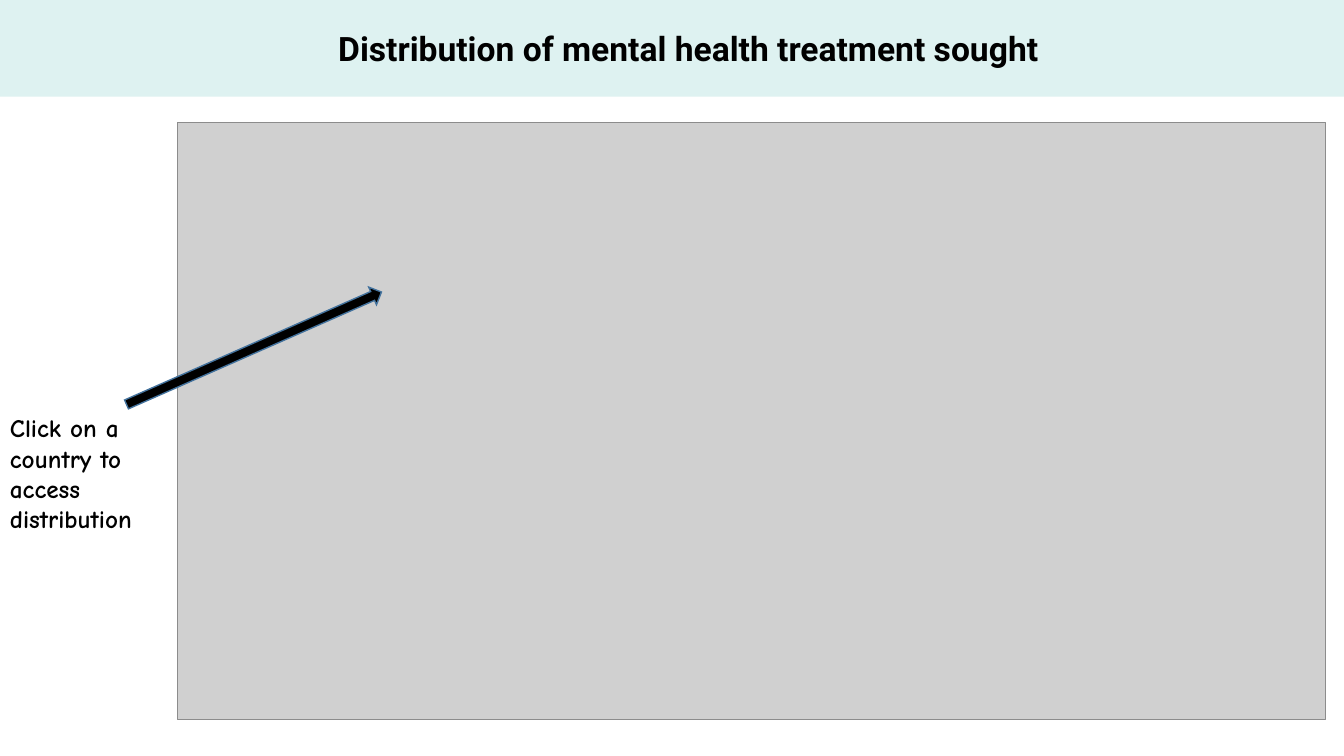
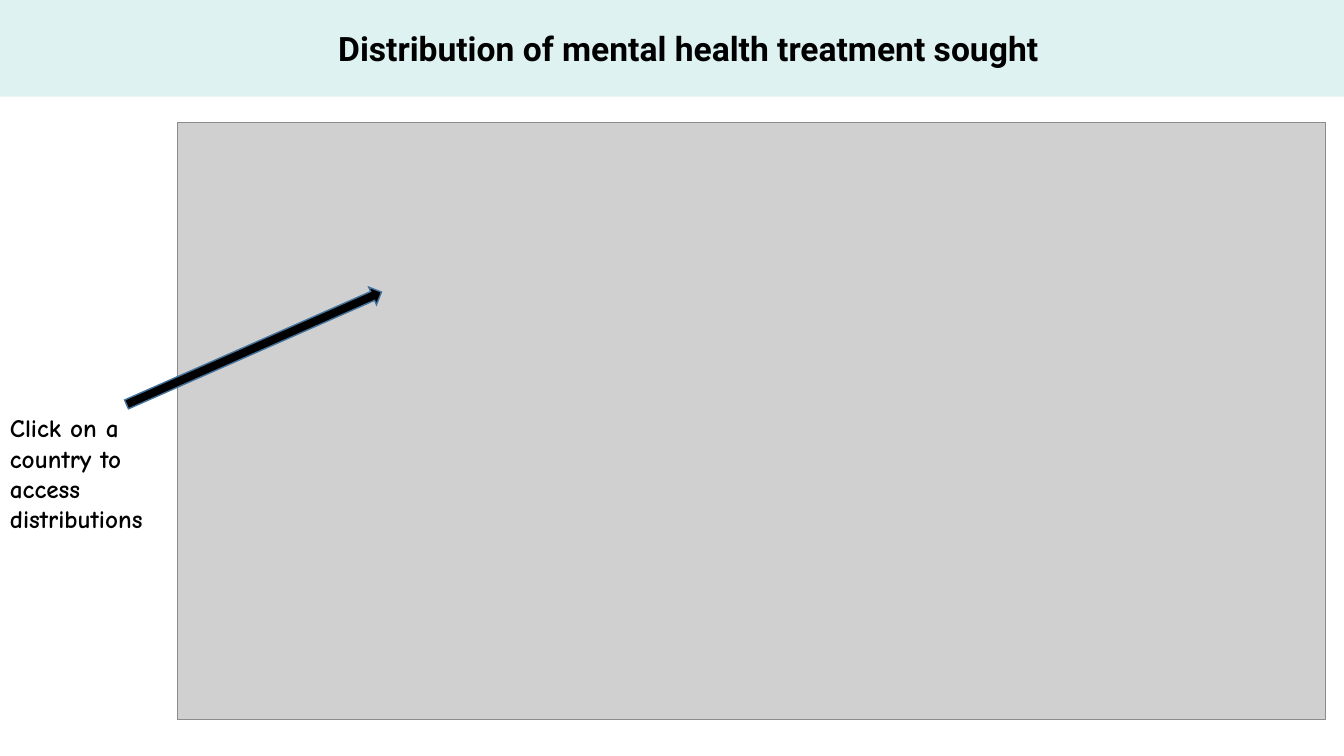
Before and after one commit to tungpatrick/ellognea-ptung-mental-health, a slide deck: slide 1 of Draft_Sketch2.pptx. Drawn at 1344x756 pixels with LibreOffice and Linux fonts; fonts in the diff are those of the drawing; grey boxes stand for pictures. Boxes give left, top, right and bottom in pixels: in the first picture for what was removed or moved away, otherwise in the second. Text is boxed around its words. In the diff, an @@ line names an element or a change of style, - is before the commit and + after.

Commit message:
suggested sketch

```diff
--- a/Draft_Sketch2.pptx
+++ b/Draft_Sketch2.pptx
@@ text at box(10, 420, 143, 529): text changed @@
-Click on a country to access distribution
+Click on a country to access distributions
```
